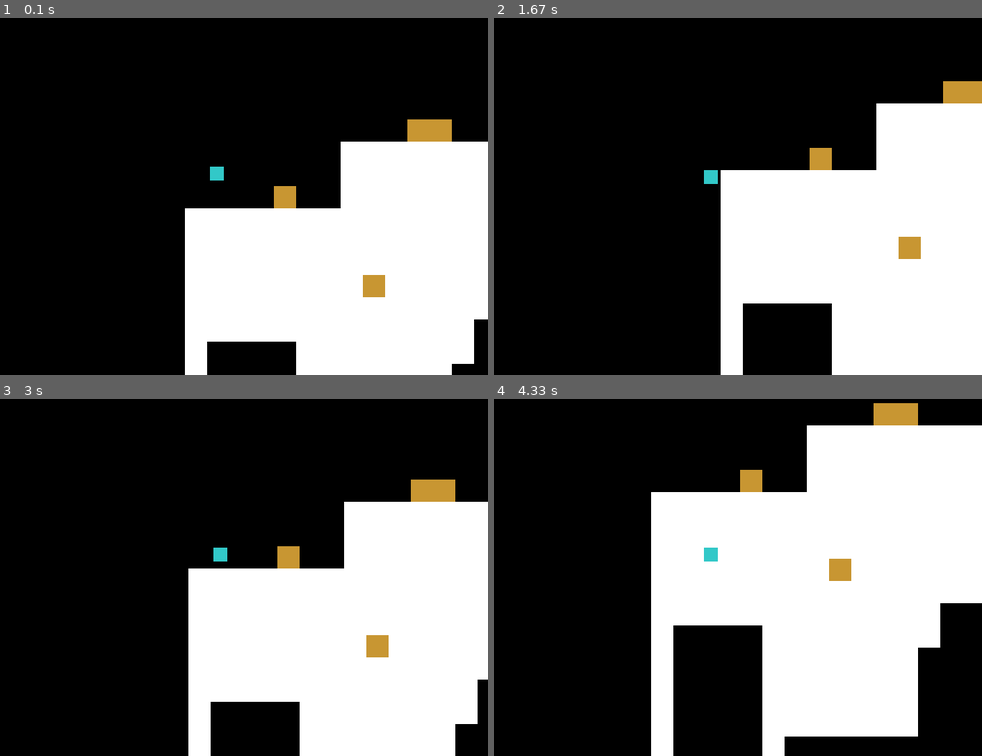
Above: before the commit, frames 1-4 (two rows, left to right).
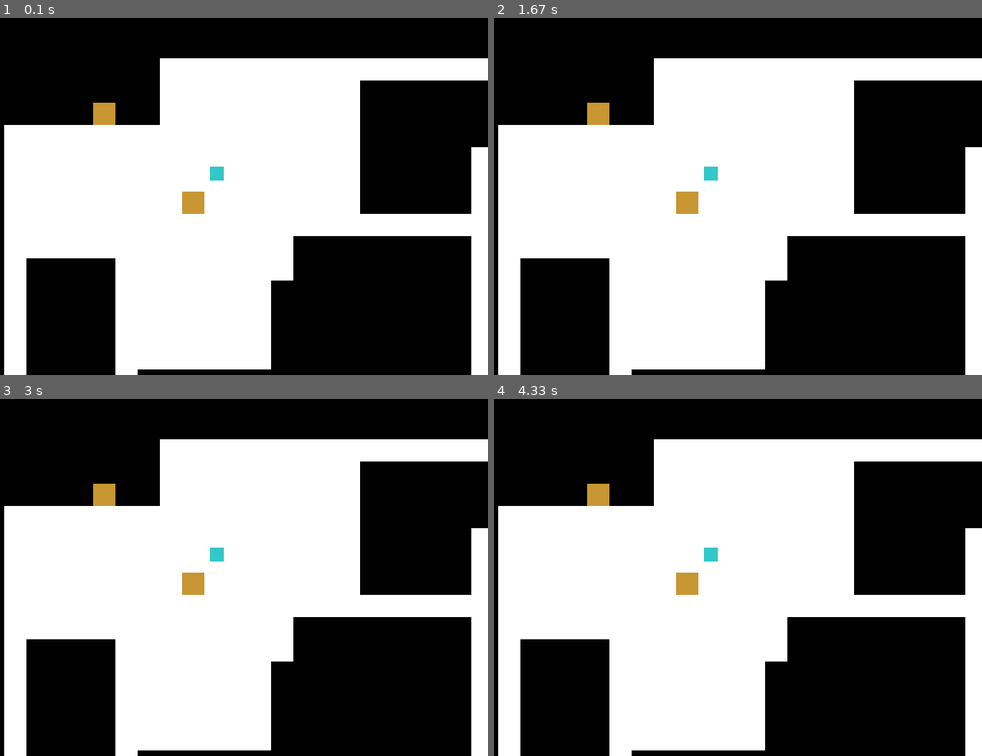
Above: after the commit, the same moments.

Repository: nterrel/mythic-depths
Game: pygame game, started from mythic_depths/main.py
Two runs of this game, one before a commit and one after it. Both use one fixed random seed, a clock stepped at 60 frames per second and the inputs below.
Inputs:
- Up to frame 1 (0.1 s): no input
- Up to frame 2 (1.67 s): hold E 0.33-0.87 s; hold A 0.33-0.87 s; hold S from 1.47 s (still down)
- Up to frame 3 (3 s): release S at 1.93 s; hold W 2.4-2.77 s; hold D from 2.8 s (still down)
- Up to frame 4 (4.33 s): release D at 3.43 s; hold S 3.47-3.83 s; hold A from 3.87 s (still down)

The runs differ from the first frame. In frame 1, 59% of the frame differs, in the area x 0-100%, y 11-100%; in frame 2, 59%; in frame 3, 59%; in frame 4, 51%.

Commit message:
update, checkpoint.. still broked

Diff:
--- a/mythic_depths/entities/player.py
+++ b/mythic_depths/entities/player.py
@@ -40,57 +40,92 @@
             dy (int): Change in y-direction.
             dungeon: The dungeon object to check for collisions.
         """
-        if dx != 0 or dy != 0:
-            new_x = self.x + dx * self.speed
-            new_y = self.y + dy * self.speed
-            size = int(self.tile_size * 0.6)
-            offset = (self.tile_size - size) // 2
-            # Check all four corners for collision
-            corners = [
-                (new_x + offset, new_y + offset),
-                (new_x + offset + size - 1, new_y + offset),
-                (new_x + offset, new_y + offset + size - 1),
-                (new_x + offset + size - 1, new_y + offset + size - 1)
+        print(f"Attempting to move: dx={dx}, dy={dy}")
+        print(f"Current position: x={self.x}, y={self.y}")
+        new_x = self.x + dx * self.speed
+        new_y = self.y + dy * self.speed
+        print(f"New position: x={new_x}, y={new_y}")
+        size = int(self.tile_size * 0.6)
+        offset = (self.tile_size - size) // 2
+        # Check all four corners for collision
+        corners = [
+            (new_x + offset, new_y + offset),
+            (new_x + offset + size - 1, new_y + offset),
+            (new_x + offset, new_y + offset + size - 1),
+            (new_x + offset + size - 1, new_y + offset + size - 1)
+        ]
+        print(f"Collision check corners: {corners}")
+        can_move = True
+        for cx, cy in corners:
+            grid_x = int(cx // self.tile_size)
+            grid_y = int(cy // self.tile_size)
+            # For InfiniteDungeon, get the room at this grid
+            if hasattr(dungeon, 'get_room'):
+                room_x = grid_x // dungeon.room_size
+                room_y = grid_y // dungeon.room_size
+                room = dungeon.get_room(room_x, room_y)
+                # Check if inside room bounds
+                rx0 = room.x // self.tile_size
+                ry0 = room.y // self.tile_size
+                rx1 = (room.x + room.width) // self.tile_size
+                ry1 = (room.y + room.height) // self.tile_size
+                if not (rx0 <= grid_x < rx1 and ry0 <= grid_y < ry1):
+                    can_move = False
+                    break
+            else:
+                # Static dungeon
+                if not (0 <= grid_x < dungeon.width and 0 <= grid_y < dungeon.height):
+                    can_move = False
+                    break
+                if dungeon.grid[grid_y][grid_x] != 1:
+                    can_move = False
+                    break
+        if can_move:
+            self.x = new_x
+            self.y = new_y
+        else:
+            # Move as close as possible to the wall
+            test_x = self.x + dx * self.speed
+            test_corners_x = [
+                (test_x + offset, self.y + offset),
+                (test_x + offset + size - 1, self.y + offset),
+                (test_x + offset, self.y + offset + size - 1),
+                (test_x + offset + size - 1, self.y + offset + size - 1)
             ]
-            can_move = True
-            for cx, cy in corners:
+            can_move_x = True
+            for cx, cy in test_corners_x:
                 grid_x = int(cx // self.tile_size)
                 grid_y = int(cy // self.tile_size)
-                # For InfiniteDungeon, get the room at this grid
                 if hasattr(dungeon, 'get_room'):
                     room_x = grid_x // dungeon.room_size
                     room_y = grid_y // dungeon.room_size
                     room = dungeon.get_room(room_x, room_y)
-                    # Check if inside room bounds
                     rx0 = room.x // self.tile_size
                     ry0 = room.y // self.tile_size
                     rx1 = (room.x + room.width) // self.tile_size
                     ry1 = (room.y + room.height) // self.tile_size
                     if not (rx0 <= grid_x < rx1 and ry0 <= grid_y < ry1):
-                        can_move = False
+                        can_move_x = False
                         break
                 else:
-                    # Static dungeon
                     if not (0 <= grid_x < dungeon.width and 0 <= grid_y < dungeon.height):
-                        can_move = False
+                        can_move_x = False
                         break
                     if dungeon.grid[grid_y][grid_x] != 1:
-                        can_move = False
+                        can_move_x = False
                         break
-            if can_move:
-                self.x = new_x
-                self.y = new_y
+            if can_move_x:
+                self.x = test_x
             else:
-                # Move as close as possible to the wall
-                test_x = self.x + dx * self.speed
-                test_corners_x = [
-                    (test_x + offset, self.y + offset),
-                    (test_x + offset + size - 1, self.y + offset),
-                    (test_x + offset, self.y + offset + size - 1),
-                    (test_x + offset + size - 1, self.y + offset + size - 1)
+                test_y = self.y + dy * self.speed
+                test_corners_y = [
+                    (self.x + offset, test_y + offset),
+                    (self.x + offset + size - 1, test_y + offset),
+                    (self.x + offset, test_y + offset + size - 1),
+                    (self.x + offset + size - 1, test_y + offset + size - 1)
                 ]
-                can_move_x = True
-                for cx, cy in test_corners_x:
+                can_move_y = True
+                for cx, cy in test_corners_y:
                     grid_x = int(cx // self.tile_size)
                     grid_y = int(cy // self.tile_size)
                     if hasattr(dungeon, 'get_room'):
@@ -102,47 +137,15 @@
                         rx1 = (room.x + room.width) // self.tile_size
                         ry1 = (room.y + room.height) // self.tile_size
                         if not (rx0 <= grid_x < rx1 and ry0 <= grid_y < ry1):
-                            can_move_x = False
+                            can_move_y = False
                             break
                     else:
                         if not (0 <= grid_x < dungeon.width and 0 <= grid_y < dungeon.height):
-                            can_move_x = False
+                            can_move_y = False
                             break
                         if dungeon.grid[grid_y][grid_x] != 1:
-                            can_move_x = False
+                            can_move_y = False
                             break
-                if can_move_x:
-                    self.x = test_x
-                else:
-                    test_y = self.y + dy * self.speed
-                    test_corners_y = [
-                        (self.x + offset, test_y + offset),
-                        (self.x + offset + size - 1, test_y + offset),
-                        (self.x + offset, test_y + offset + size - 1),
-                        (self.x + offset + size - 1, test_y + offset + size - 1)
-                    ]
-                    can_move_y = True
-                    for cx, cy in test_corners_y:
-                        grid_x = int(cx // self.tile_size)
-                        grid_y = int(cy // self.tile_size)
-                        if hasattr(dungeon, 'get_room'):
-                            room_x = grid_x // dungeon.room_size
-                            room_y = grid_y // dungeon.room_size
-                            room = dungeon.get_room(room_x, room_y)
-                            rx0 = room.x // self.tile_size
-                            ry0 = room.y // self.tile_size
-                            rx1 = (room.x + room.width) // self.tile_size
-                            ry1 = (room.y + room.height) // self.tile_size
-                            if not (rx0 <= grid_x < rx1 and ry0 <= grid_y < ry1):
-                                can_move_y = False
-                                break
-                        else:
-                            if not (0 <= grid_x < dungeon.width and 0 <= grid_y < dungeon.height):
-                                can_move_y = False
-                                break
-                            if dungeon.grid[grid_y][grid_x] != 1:
-                                can_move_y = False
-                                break
-                    if can_move_y:
-                        self.y = test_y
+                if can_move_y:
+                    self.y = test_y
 # EOF
--- a/mythic_depths/main.py
+++ b/mythic_depths/main.py
@@ -18,8 +18,19 @@
     # Initialize game state
     history = []
     visited_rooms = []
-    dungeon, doors = generate_dungeon()
-    player = Player(100, 100, TILE_SIZE)
+    dungeon, doors, (player_start_x, player_start_y) = generate_dungeon()
+
+    # Ensure player starts at the center of the first walkable tile in the starting room
+    if dungeon.rooms:
+        start_room = dungeon.rooms[0]
+        player_start_x = (start_room.x // TILE_SIZE) + (start_room.width // (2 * TILE_SIZE))
+        player_start_y = (start_room.y // TILE_SIZE) + (start_room.height // (2 * TILE_SIZE))
+        player = Player(player_start_x * TILE_SIZE, player_start_y * TILE_SIZE, TILE_SIZE)
+    else:
+        player = Player(WINDOW_WIDTH // 2, WINDOW_HEIGHT // 2, TILE_SIZE)
+
+    MOVE_DELAY = 5  # ms between tile moves
+    last_move_time = pygame.time.get_ticks()
 
     while running:
         for event in pygame.event.get():
@@ -27,7 +38,7 @@
                 running = False
             elif event.type == pygame.KEYDOWN:
                 if event.key == pygame.K_e:
-                    result = interact_nearby_doors(player, doors)
+                    result = interact_nearby_doors(player, doors, dungeon)
                     if result:
                         dungeon, doors = result
 
@@ -42,13 +53,17 @@
         if keys[pygame.K_s]:
             dy = 1
 
+        current_time = pygame.time.get_ticks()
+        if current_time - last_move_time >= MOVE_DELAY:
+            player.move(dx, dy, dungeon)
+            last_move_time = current_time
+
         camera_x = player.x - WINDOW_WIDTH // 2
         camera_y = player.y - WINDOW_HEIGHT // 2
 
         screen.fill((0, 0, 0))
         draw_dungeon_with_camera(screen, dungeon, camera_x, camera_y)
         draw_doors(screen, doors, camera_x, camera_y)
-        player.move(dx, dy, dungeon)
         pygame.draw.rect(screen, (50, 200, 200), pygame.Rect(
             player.x - camera_x, player.y - camera_y, TILE_SIZE, TILE_SIZE))
         pygame.display.update()
--- a/mythic_depths/systems/interactions.py
+++ b/mythic_depths/systems/interactions.py
@@ -1,13 +1,43 @@
 from mythic_depths.systems.world_generation import generate_dungeon
 
 
-def interact_nearby_doors(player, doors):
+# Add history tracking for dungeon transitions
+history = []
+
+
+def interact_nearby_doors(player, doors, dungeon):
     for door in doors:
         if not door.opened:
-            dist = ((player.x // 32 - door.x) ** 2 + (player.y // 32 - door.y) ** 2) ** 0.5
+            dist = ((player.x // player.tile_size - door.x) ** 2 + (player.y // player.tile_size - door.y) ** 2) ** 0.5
             if dist <= 2:
                 door.opened = True
+                history.append((dungeon, doors, player.x, player.y))  # Track current state
+
+                # Find the current room the player is in
+                current_room = None
+                for room in dungeon.rooms:
+                    rx0 = room.x // player.tile_size
+                    ry0 = room.y // player.tile_size
+                    rx1 = (room.x + room.width) // player.tile_size
+                    ry1 = (room.y + room.height) // player.tile_size
+                    px = player.x // player.tile_size
+                    py = player.y // player.tile_size
+                    if rx0 <= px < rx1 and ry0 <= py < ry1:
+                        current_room = room
+                        break
 
                 # Generate a new dungeon if the door leads to a new area
-                dungeon, new_doors = generate_dungeon(entry_door=door)
-                return dungeon, new_doors
+                if len(door.connected_rooms) == 1:
+                    dungeon_new, new_doors = generate_dungeon(entry_door=door)
+                    door.connected_rooms.add(dungeon_new.rooms[0])
+                    player.x = (dungeon_new.rooms[0].x + dungeon_new.rooms[0].width // 2) // player.tile_size * player.tile_size
+                    player.y = (dungeon_new.rooms[0].y + dungeon_new.rooms[0].height // 2) // player.tile_size * player.tile_size
+                    return dungeon_new, new_doors
+
+                # Transition to the connected room
+                other_rooms = door.connected_rooms - {current_room}
+                if other_rooms:
+                    target_room = next(iter(other_rooms))
+                    player.x = (target_room.x + target_room.width // 2) // player.tile_size * player.tile_size
+                    player.y = (target_room.y + target_room.height // 2) // player.tile_size * player.tile_size
+                    return dungeon, doors
--- a/mythic_depths/systems/rendering.py
+++ b/mythic_depths/systems/rendering.py
@@ -3,12 +3,14 @@
 def draw_dungeon_with_camera(screen, dungeon, camera_x, camera_y):
     for y, row in enumerate(dungeon.grid):
         for x, cell in enumerate(row):
-            color = (255, 255, 255) if cell == 1 else (0, 0, 0)
+            color = (255, 255, 255) if cell == 1 else (0, 0, 0)  # Black for walls
             rect_x = x * dungeon.tile_size - camera_x
             rect_y = y * dungeon.tile_size - camera_y
             if 0 <= rect_x < 800 and 0 <= rect_y < 600:
                 pygame.draw.rect(screen, color, pygame.Rect(
                     rect_x, rect_y, dungeon.tile_size, dungeon.tile_size))
+                # Detailed logging for rendering cells
+                print(f"Rendering dungeon cell at ({x}, {y}): {'Walkable' if cell == 1 else 'Wall'}")
 
 def draw_doors(screen, doors, camera_x, camera_y):
     for door in doors:
@@ -17,3 +19,5 @@
         rect_y = door.y * 32 - camera_y
         pygame.draw.rect(screen, color, pygame.Rect(
             rect_x, rect_y, 32, 32))
+        # Detailed logging for rendering doors
+        print(f"Rendering door at ({door.x}, {door.y}): {'Opened' if door.opened else 'Closed'}")
--- a/mythic_depths/systems/world_generation.py
+++ b/mythic_depths/systems/world_generation.py
@@ -3,23 +3,25 @@
 from mythic_depths.world.interactables import Door
 from collections import deque
 
+TILE_SIZE = 32
+
 def generate_dungeon(entry_door=None):
-    dungeon = Dungeon(40, 30, 32)
+    dungeon = Dungeon(40, 30, TILE_SIZE)
     doors = []
     # Add random rooms to the dungeon, min size 6x6
     for _ in range(8):
         w, h = random.randint(6, 10), random.randint(6, 10)
         x = random.randint(0, dungeon.width - w - 1)
         y = random.randint(0, dungeon.height - h - 1)
-        dungeon.add_room(Room(x, y, w, h, 32))
+        dungeon.add_room(Room(x, y, w, h, TILE_SIZE))
     dungeon.connect_rooms()
 
     # Place doors at room edges
     for room in dungeon.rooms:
-        rx0 = room.x // 32
-        ry0 = room.y // 32
-        rx1 = (room.x + room.width) // 32
-        ry1 = (room.y + room.height) // 32
+        rx0 = room.x // TILE_SIZE
+        ry0 = room.y // TILE_SIZE
+        rx1 = (room.x + room.width) // TILE_SIZE
+        ry1 = (room.y + room.height) // TILE_SIZE
         # Example: Add a door at the center of the top edge
         if ry0 > 0:
             doors.append(Door((rx0 + rx1) // 2, ry0 - 1))
@@ -27,8 +29,8 @@
     # Place the farthest door as the "end door"
     if dungeon.rooms:
         start_room = dungeon.rooms[0]
-        sx = (start_room.x + start_room.width // 2) // 32
-        sy = (start_room.y + start_room.height // 2) // 32
+        sx = (start_room.x + start_room.width // 2) // TILE_SIZE
+        sy = (start_room.y + start_room.height // 2) // TILE_SIZE
         visited = set()
         queue = deque([(sx, sy, 0)])
         farthest = (sx, sy, 0)
@@ -43,6 +45,24 @@
                 nx, ny = x + dx, y + dy
                 if 0 <= nx < dungeon.width and 0 <= ny < dungeon.height and dungeon.grid[ny][nx] == 1:
                     queue.append((nx, ny, dist + 1))
-        doors.append(Door(farthest[0], farthest[1]))
+        end_door = Door(farthest[0], farthest[1])
+        end_door.is_end = True
+        doors.append(end_door)
 
-    return dungeon, doors
+    # If entering from another dungeon, create a paired door
+    if entry_door:
+        start_room = dungeon.rooms[0]
+        center_tile_x = (start_room.x + start_room.width // 2) // TILE_SIZE
+        center_tile_y = (start_room.y + start_room.height // 2) // TILE_SIZE
+        paired_door = Door(center_tile_x, center_tile_y)
+        paired_door.connected_rooms.add(start_room)
+        entry_door.connected_rooms.add(start_room)
+        doors.append(paired_door)
+
+    # Add logic to limit the number of doors per dungeon floor
+    MAX_DOORS_PER_FLOOR = 5
+    if len(doors) > MAX_DOORS_PER_FLOOR:
+        doors = random.sample(doors, MAX_DOORS_PER_FLOOR)
+
+    # Return the dungeon, doors, and player's starting position
+    return dungeon, doors, (sx, sy)
--- a/mythic_depths/world/dungeon.py
+++ b/mythic_depths/world/dungeon.py
@@ -65,25 +65,47 @@
     def add_room(self, room):
         """Add a room to the dungeon and mark its area as walkable."""
         self.rooms.append(room)
+        print(f"Adding room: x={room.x}, y={room.y}, width={room.width}, height={room.height}")
         for x in range(room.x // self.tile_size, (room.x + room.width) // self.tile_size):
             for y in range(room.y // self.tile_size, (room.y + room.height) // self.tile_size):
                 self.grid[y][x] = 1     # Mark room area on grid
+                print(f"Marking grid as walkable: x={x}, y={y}")
         if not self.start_room:
             self.start_room = room  # First room is start
         self.end_room = room        # Last room is end
 
     def connect_rooms(self):
-        """Connect all rooms with corridors."""
+        """Connect all rooms with corridors and ensure proper grid marking."""
         for i in range(len(self.rooms) - 1):
             room_a, room_b = self.rooms[i], self.rooms[i + 1]
+            print(f"Connecting rooms: Room A at ({room_a.x}, {room_a.y}), Room B at ({room_b.x}, {room_b.y})")
             # Connect rooms horizontally
             for x in range(min(room_a.x, room_b.x) // self.tile_size, (max(room_a.x, room_b.x) + self.tile_size) // self.tile_size):
-                if x < self.width:
+                if 0 <= x < self.width:
                     self.grid[room_a.y // self.tile_size][x] = 1
+                    print(f"Marking horizontal corridor: x={x}, y={room_a.y // self.tile_size}")
             # Connect rooms vertically
             for y in range(min(room_a.y, room_b.y) // self.tile_size, (max(room_a.y, room_b.y) + self.tile_size) // self.tile_size):
-                if y < self.height:
+                if 0 <= y < self.height:
                     self.grid[y][room_b.x // self.tile_size] = 1
+                    print(f"Marking vertical corridor: x={room_b.x // self.tile_size}, y={y}")
+
+    def add_door_connections(self):
+        """Assign connected rooms to doors."""
+        for room in self.rooms:
+            for door in room.doors:
+                for other_room in self.rooms:
+                    if room != other_room and self.is_door_adjacent_to_room(door, other_room):
+                        door.connected_rooms.add(room)
+                        door.connected_rooms.add(other_room)
+
+    def is_door_adjacent_to_room(self, door, room):
+        """Check if a door is adjacent to a room."""
+        rx0 = room.x // self.tile_size
+        ry0 = room.y // self.tile_size
+        rx1 = (room.x + room.width) // self.tile_size
+        ry1 = (room.y + room.height) // self.tile_size
+        return rx0 <= door.x < rx1 and ry0 <= door.y < ry1
 
     def print_dungeon(self):
         """Print a text representation of the dungeon grid."""
